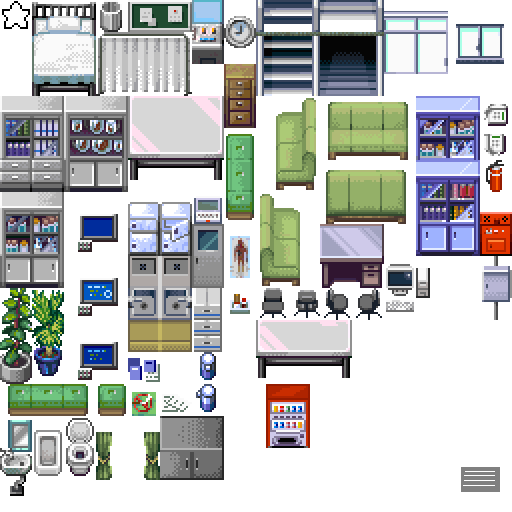
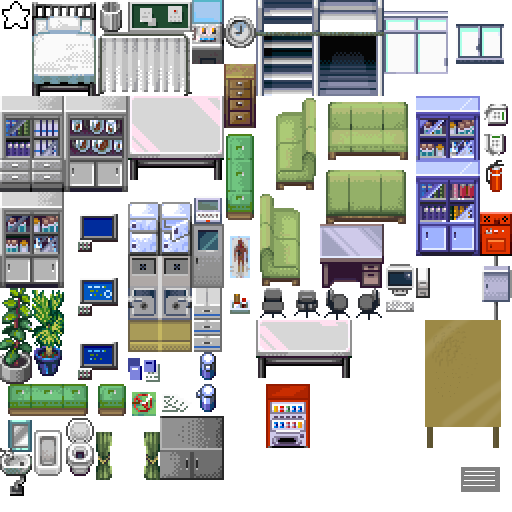
Revision of a layered 512px x 512px image; what changed, layer by layer:
added layer "dirt" (multiply, 47%) above "reflection" over [432, 326, 478, 397]
added layer "reflection" (28%) above "tisch" over [425, 320, 501, 427]
added layer "tisch" above "beine" over [425, 320, 501, 427]
added layer "beine" above "fussmatte" over [427, 427, 499, 448]
